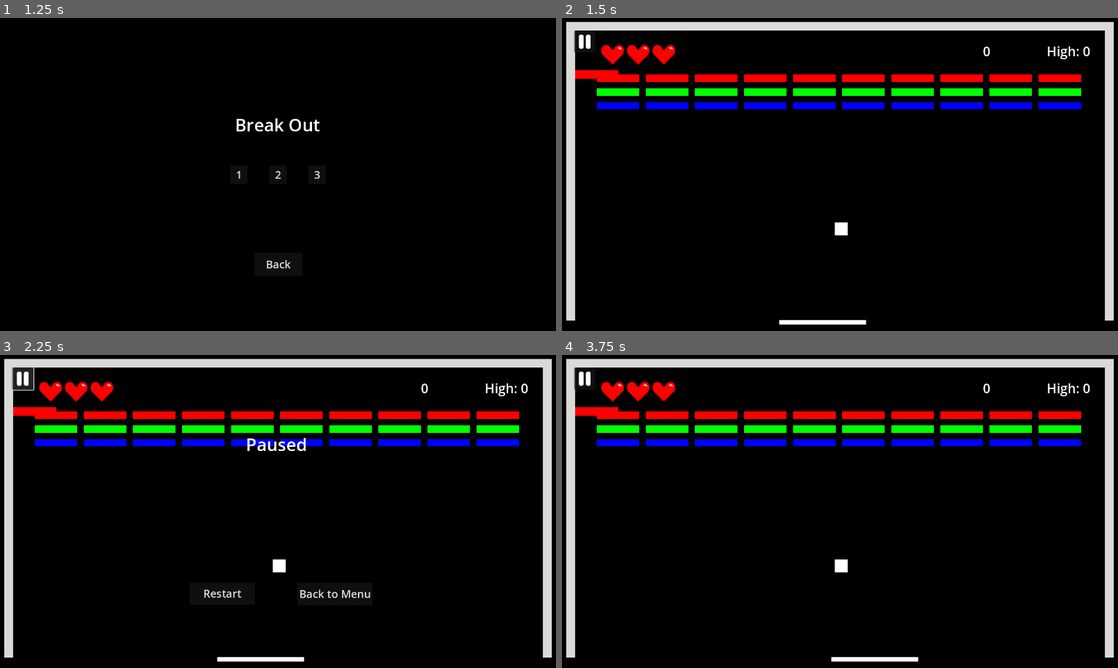
Above: before the commit, frames 1-4 (two rows, left to right).
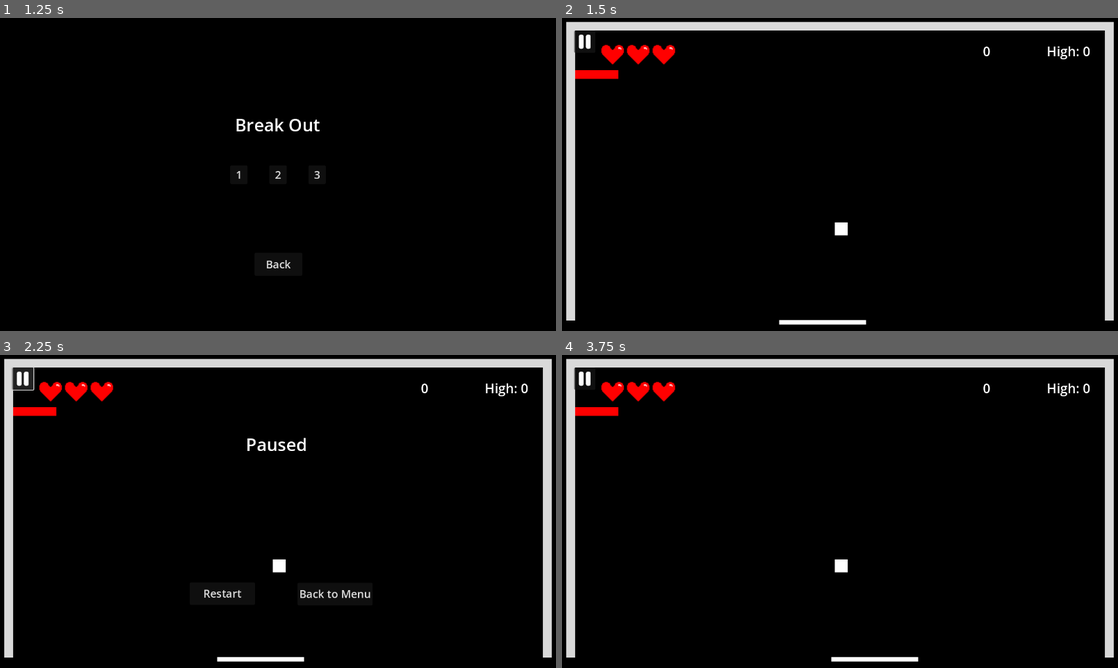
Above: after the commit, the same moments.

Repository: aaronchn99/Breakout
Game: Godot game, scene res://Main.tscn
Two runs of this game, one before a commit and one after it. Both use one fixed random seed, a clock stepped at 60 frames per second and the inputs below.
Inputs (mouse positions are in pixels of both pictures, inside the frame that each line leads up to):
- Up to frame 1 (1.25 s): click "Play" at 0.5 s
- Up to frame 2 (1.5 s): click "1" at 1.25 s
- Up to frame 3 (2.25 s): click (22, 380) at 2 s
- Up to frame 4 (3.75 s): click "Restart" at 2.75 s; tap Enter at 3.5 s; move the mouse to (962, 495) at 3.52 s; hold Right (ui_right) from 3.53 s (still down); click (962, 495) at 3.67 s

Frame 1 is identical in both runs. In frame 2, 5.6% of the frame differs, in the area x 6-94%, y 18-30%; in frame 3, 5.5%; in frame 4, 5.6%.
Error before the commit: Invalid access to property or key '<null>' on a base object of type 'Dictionary'. (res://Scripts/Game.gd:27)
Error after the commit: Invalid access to property or key 'colors' on a base object of type 'Dictionary'. (res://Scripts/Game.gd:27)

Commit message:
Fix(LevelFormat):Deprecate color map

Diff:
--- a/LevelEditor/EditorMain.gd
+++ b/LevelEditor/EditorMain.gd
@@ -90,13 +90,13 @@
 		var b = brick_data.pos
 		var brick_p = break_brick
 		if b[1] >= rows: continue
-		if 'breakable' in brick_data and not brick_data.breakable:
+		if not brick_data.breakable:
 			brick_p = unbreak_brick
 		for i in range(repeat):
+			if b[0]+i >= columns: continue
 			var color = null
-			if b[0]+i >= columns: continue
-			if 'color' in brick_data and brick_data.color != null:
-				color = Color(brick_map.colors[brick_data.color])
+			if brick_data.color != null:
+				color = Color(brick_data.color)
 			create_brick(brick_p, b[0]+i, b[1], color)
 
 # Called when the node enters the scene tree for the first time.
@@ -162,7 +162,6 @@
 # Stores currently displayed bricks to level_list. Called on level change and save
 func store_level():
 	if not 'dirty' in level_list[selected_level]: return
-	var colors = {}
 	var bricks = []
 	for i in range(len(brick_array)):
 		for j in range(len(brick_array[i])):
@@ -171,11 +170,8 @@
 			brick.breakable = brick_array[i][j].is_in_group('breakable')
 			brick.color = null
 			if brick.breakable:
-				var color_code = brick_array[i][j].color.to_html()
-				brick.color = color_code
-				colors[color_code] = '#' + color_code
+				brick.color = '#' + brick_array[i][j].color.to_html()
 			bricks.append(brick)
-	level_list[selected_level].colors = colors
 	level_list[selected_level].bricks = bricks
 
 #
--- a/lvls.json
+++ b/lvls.json
@@ -3,63 +3,48 @@
         "rows": 9,
         "columns": 10,
         "gap": 15,
-        "colors": {
-            "r": "#f00",
-            "g": "#0f0",
-            "b": "#00f"
-        },
         "bricks": [
-            { "pos": [0,0], "color": "r", "breakable": true, "repeat": 10},
-            { "pos": [0,1], "color": "g", "breakable": true, "repeat": 10},
-            { "pos": [0,2], "color": "b", "breakable": true, "repeat": 10},
+            { "pos": [0,0], "color": "#f00", "breakable": true, "repeat": 10},
+            { "pos": [0,1], "color": "#0f0", "breakable": true, "repeat": 10},
+            { "pos": [0,2], "color": "#00f", "breakable": true, "repeat": 10},
             { "pos": [0,3], "color": null, "breakable": false, "repeat": 9},
-            { "pos": [0,4], "color": "g", "breakable": true, "repeat": 10},
-            { "pos": [0,5], "color": "b", "breakable": true, "repeat": 10},
-            { "pos": [0,6], "color": "r", "breakable": true, "repeat": 10},
-            { "pos": [0,7], "color": "g", "breakable": true, "repeat": 10},
-            { "pos": [0,8], "color": "b", "breakable": true, "repeat": 10}
+            { "pos": [0,4], "color": "#0f0", "breakable": true, "repeat": 10},
+            { "pos": [0,5], "color": "#00f", "breakable": true, "repeat": 10},
+            { "pos": [0,6], "color": "#f00", "breakable": true, "repeat": 10},
+            { "pos": [0,7], "color": "#0f0", "breakable": true, "repeat": 10},
+            { "pos": [0,8], "color": "#00f", "breakable": true, "repeat": 10}
         ]
     },
     {
         "rows": 9,
         "columns": 10,
         "gap": 15,
-        "colors": {
-            "r": "#f00",
-            "g": "#0f0",
-            "b": "#00f"
-        },
         "bricks": [
-            { "pos": [0,0], "color": "r", "breakable": true, "repeat": 10},
-            { "pos": [0,1], "color": "r", "breakable": true, "repeat": 10},
-            { "pos": [0,2], "color": "r", "breakable": true, "repeat": 10},
-            { "pos": [0,3], "color": "r", "breakable": true, "repeat": 10},
-            { "pos": [0,4], "color": "r", "breakable": true, "repeat": 10},
-            { "pos": [0,5], "color": "r", "breakable": true, "repeat": 10},
-            { "pos": [0,6], "color": "r", "breakable": true, "repeat": 10},
-            { "pos": [0,7], "color": "r", "breakable": true, "repeat": 10},
-            { "pos": [0,8], "color": "r", "breakable": true, "repeat": 10}
+            { "pos": [0,0], "color": "#f00", "breakable": true, "repeat": 10},
+            { "pos": [0,1], "color": "#f00", "breakable": true, "repeat": 10},
+            { "pos": [0,2], "color": "#f00", "breakable": true, "repeat": 10},
+            { "pos": [0,3], "color": "#f00", "breakable": true, "repeat": 10},
+            { "pos": [0,4], "color": "#f00", "breakable": true, "repeat": 10},
+            { "pos": [0,5], "color": "#f00", "breakable": true, "repeat": 10},
+            { "pos": [0,6], "color": "#f00", "breakable": true, "repeat": 10},
+            { "pos": [0,7], "color": "#f00", "breakable": true, "repeat": 10},
+            { "pos": [0,8], "color": "#f00", "breakable": true, "repeat": 10}
         ]
     },
     {
         "rows": 9,
         "columns": 10,
         "gap": 15,
-        "colors": {
-            "r": "#f00",
-            "g": "#0f0",
-            "b": "#00f"
-        },
         "bricks": [
-            { "pos": [0,0], "color": "r", "breakable": true, "repeat": 10},
-            { "pos": [0,1], "color": "r", "breakable": true, "repeat": 10},
-            { "pos": [0,2], "color": "r", "breakable": true, "repeat": 10},
-            { "pos": [0,3], "color": "r", "breakable": true, "repeat": 10},
-            { "pos": [0,4], "color": "r", "breakable": true, "repeat": 10},
-            { "pos": [0,5], "color": "r", "breakable": true, "repeat": 10},
-            { "pos": [0,6], "color": "r", "breakable": true, "repeat": 10},
-            { "pos": [0,7], "color": "r", "breakable": true, "repeat": 10},
-            { "pos": [0,8], "color": "r", "breakable": true, "repeat": 10}
+            { "pos": [0,0], "color": "#f00", "breakable": true, "repeat": 10},
+            { "pos": [0,1], "color": "#f00", "breakable": true, "repeat": 10},
+            { "pos": [0,2], "color": "#f00", "breakable": true, "repeat": 10},
+            { "pos": [0,3], "color": "#f00", "breakable": true, "repeat": 10},
+            { "pos": [0,4], "color": "#f00", "breakable": true, "repeat": 10},
+            { "pos": [0,5], "color": "#f00", "breakable": true, "repeat": 10},
+            { "pos": [0,6], "color": "#f00", "breakable": true, "repeat": 10},
+            { "pos": [0,7], "color": "#f00", "breakable": true, "repeat": 10},
+            { "pos": [0,8], "color": "#f00", "breakable": true, "repeat": 10}
         ]
     }
 ]
